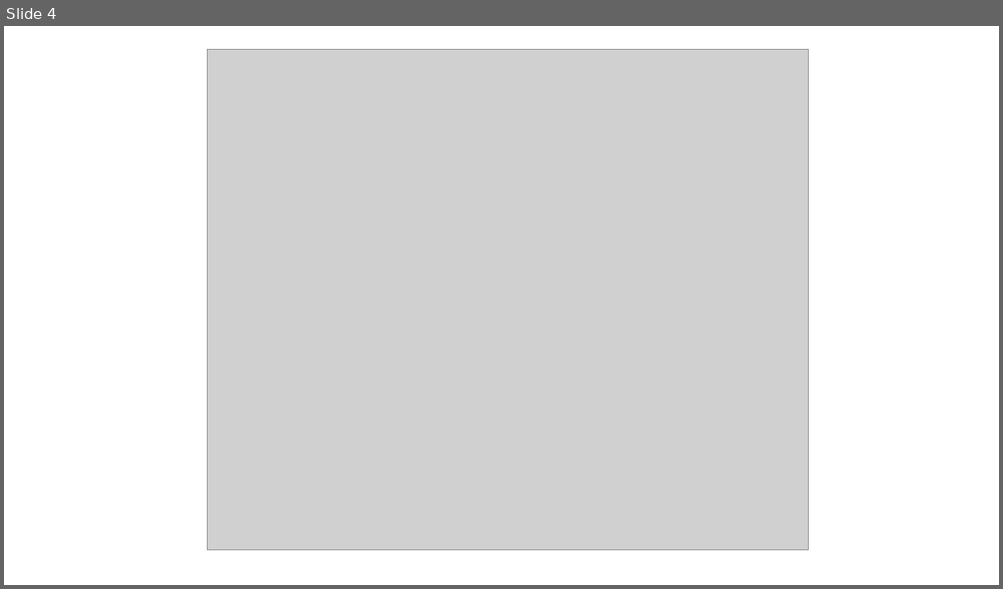
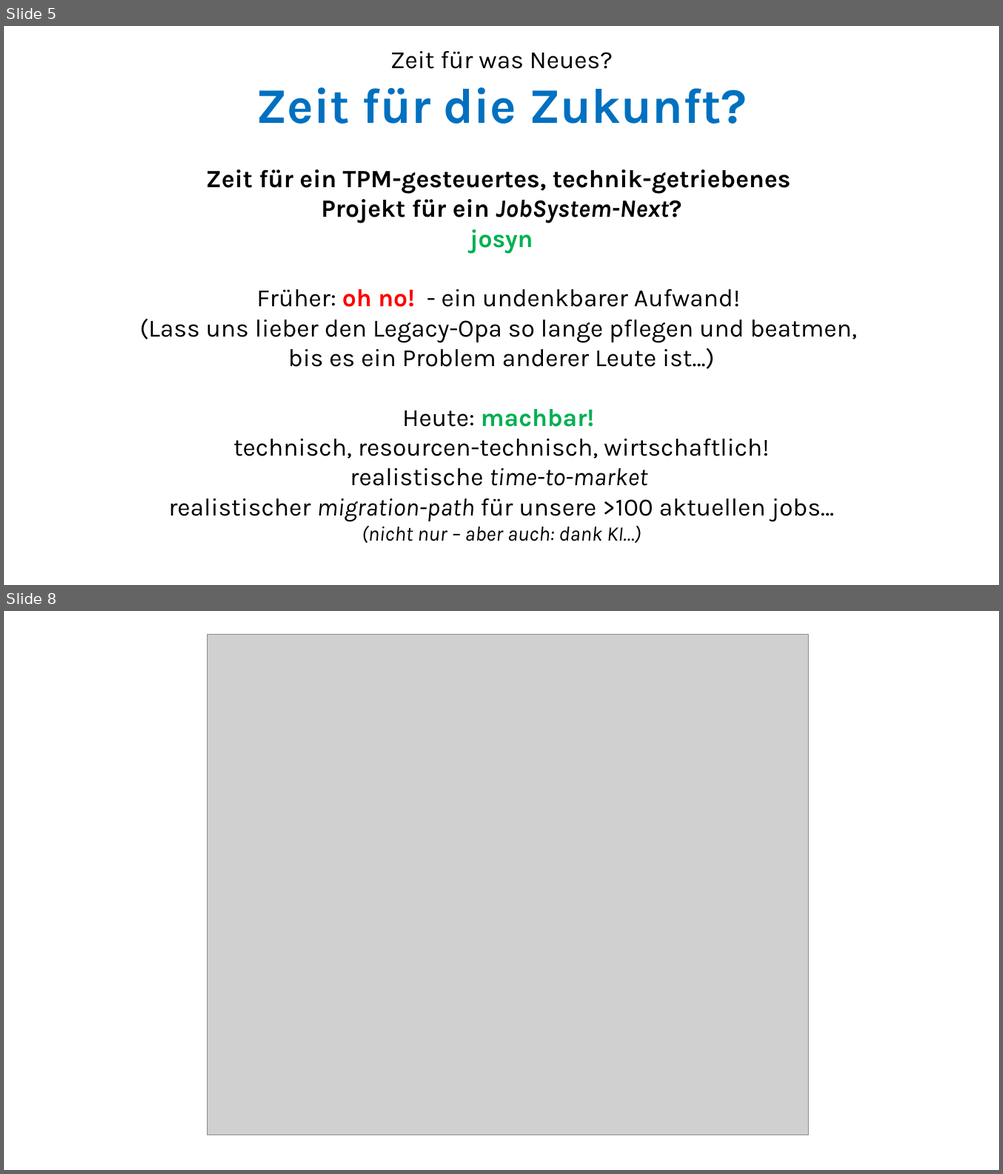
Before and after one commit to ckluth/josyn-platform, a slide deck: josyn-intro.pptx. Shown one above the other, each under a label of ours: slide 4 before the commit, slides 5 and 8 after it; the slides between them are not shown. The pictures are 1003x589 and 1003x1174 pixels, drawn with LibreOffice and Linux fonts; fonts in the diff are those of the drawing; grey boxes stand for pictures. Boxes give left, top, right and bottom in pixels: in the first picture for what was removed or moved away, otherwise in the second. Text is boxed around its words. In the diff, an @@ line names an element or a change of style, - is before the commit and + after.

```diff
--- a/josyn-intro.pptx
+++ b/josyn-intro.pptx
@@ slide 5 added at (x1=4, y1=26, x2=999, y2=585), background #FFFFFF @@
@@ text added at (x1=139, y1=51, x2=856, y2=543), 24 pt, text #000000 @@
+Zeit für was Neues?
+Zeit für die Zukunft?
+Zeit für ein TPM-gesteuertes, technik-getriebenes
+Projekt für ein JobSystem-Next?
+josyn
+Früher: oh no! - ein undenkbarer Aufwand!
+(Lass uns lieber den Legacy-Opa so lange pflegen und beatmen,
+bis es ein Problem anderer Leute ist…)
+Heute: machbar!
+technisch, resourcen-technisch, wirtschaftlich!
+realistische time-to-market
+realistischer migration-path für unsere >100 aktuellen jobs…
+(nicht nur – aber auch: dank KI…)
@@ what was slide 4 is now slide 8 @@
```
Also in this commit, not shown: 4 slides changed, 3 other slides added, 2 slides removed.
